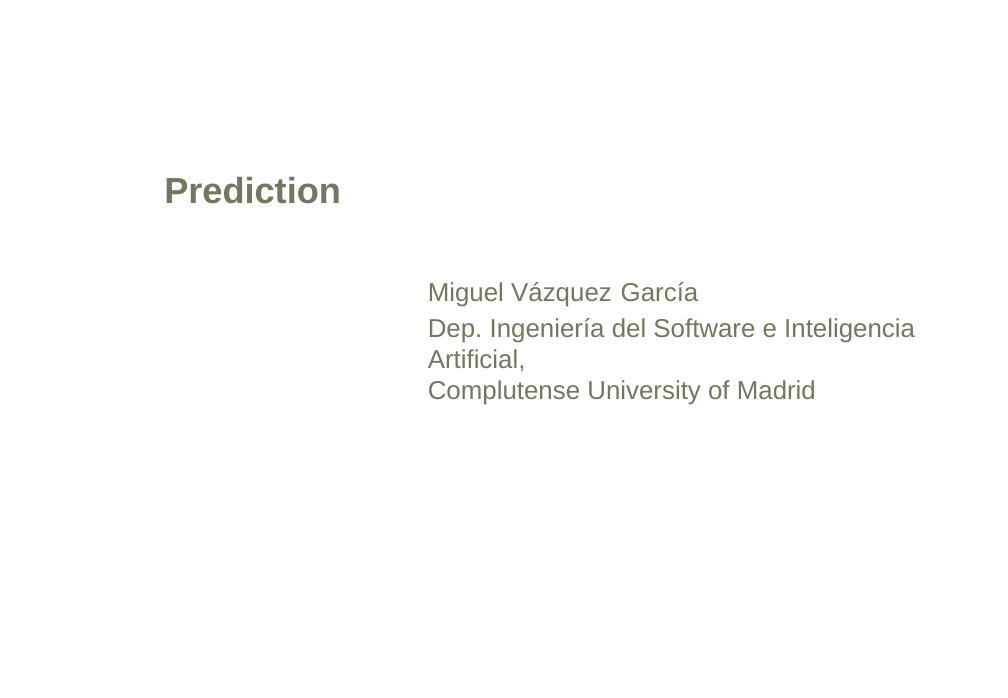
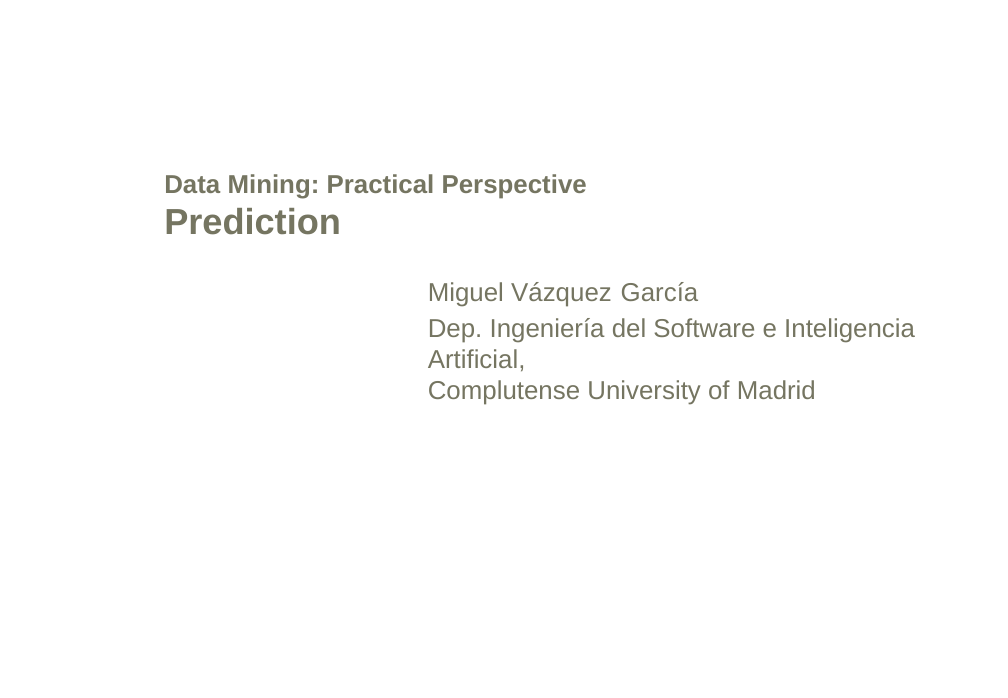
Before and after one commit to mikisvaz/DMPP, a slide deck: slide 1 of Prediction/Prediction.ppt. Drawn at 1008x698 pixels with LibreOffice and Linux fonts; fonts in the diff are those of the drawing; background and template pictures are left out. Boxes give left, top, right and bottom in pixels: in the first picture for what was removed or moved away, otherwise in the second. Text is boxed around its words. In the diff, an @@ line names an element or a change of style, - is before the commit and + after.

```diff
--- a/Prediction/Prediction.ppt
+++ b/Prediction/Prediction.ppt
@@ title at [164,174,587,235]: text changed; size 28 to 20 pt @@
-Prediction
+Data Mining: Practical Perspective
+Prediction
```
Also in this commit, not shown: 1 other file.
